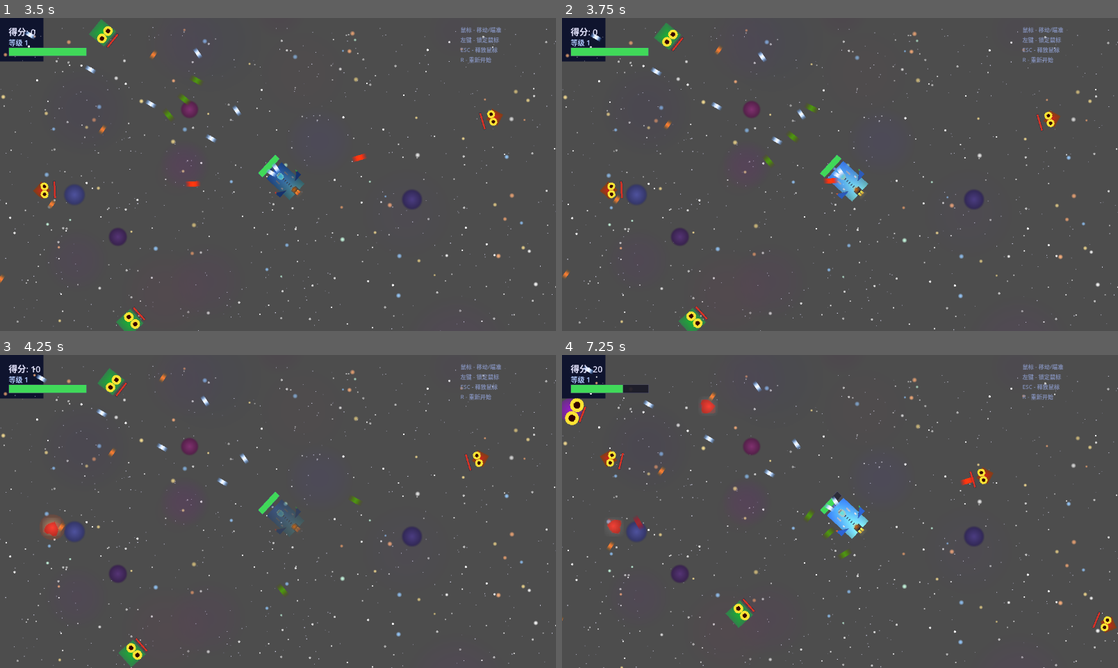
Above: before the commit, frames 1-4 (two rows, left to right).
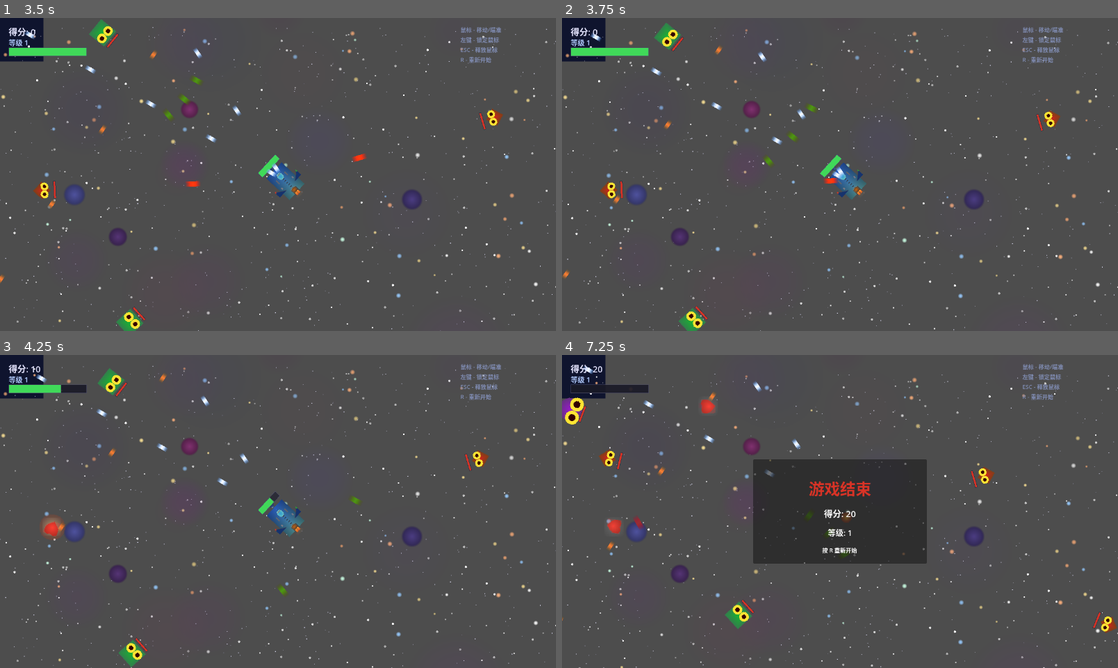
Above: after the commit, the same moments.

Repository: July-X/godot-game-one
Game: Godot game, scene res://scenes/main.tscn
The game is run twice, just before and just after one commit, with the same random seed, the same clock (stepped at 60 frames per second) and the same inputs.
Inputs (mouse positions are in pixels of both pictures, inside the frame that each line leads up to):
- Up to frame 1 (3.5 s): tap Enter at 0.5 s; move the mouse to (400, 158) at 0.52 s; tap R every 0.75 s from 0.6 to 2.85 s; click (400, 158) at 0.67 s; move the mouse to (250, 174) at 1.27 s; click (250, 174) at 1.42 s; move the mouse to (289, 168) at 2.02 s; click (289, 168) at 2.17 s; move the mouse to (272, 180) at 2.77 s; click (272, 180) at 2.92 s
- Up to frame 2 (3.75 s): move the mouse to (878, 177) at 3.52 s; tap R at 3.6 s; click (878, 177) at 3.67 s
- Up to frame 3 (4.25 s): no input
- Up to frame 4 (7.25 s): move the mouse to (795, 508) at 4.27 s; tap R every 0.75 s from 4.35 to 6.6 s; click (795, 508) at 4.42 s; move the mouse to (845, 511) at 5.02 s; click (845, 511) at 5.17 s; move the mouse to (817, 505) at 5.77 s; click (817, 505) at 5.92 s; move the mouse to (867, 511) at 6.52 s; click (867, 511) at 6.67 s

Frame 1 is identical in both runs. In frame 2, 0.5% of the frame differs, in the area x 47-56%, y 45-59%; in frame 3, 0.5%; in frame 4, 11%, in the area x 0-100%, y 6-100%.

Commit message:
feat: 每10杀+1护盾层(可叠30层)+护盾视觉+优先吸收伤害

Diff:
--- a/scenes/entities/player.tscn
+++ b/scenes/entities/player.tscn
@@ -76,6 +76,9 @@
 [node name="CollisionShape2D" type="CollisionShape2D" parent="PickupArea"]
 shape = SubResource("7")
 
+[node name="ShieldContainer" type="Node2D" parent="."]
+z_index = 3
+
 [node name="HealthBar" type="ProgressBar" parent="."]
 offset_left = -30.0
 offset_top = -56.0
--- a/scripts/game_state.gd
+++ b/scripts/game_state.gd
@@ -6,6 +6,7 @@
 signal game_over(final_score, final_level)
 signal powerup_collected(powerup_type)
 signal boss_spawn_requested
+signal shield_changed(layers)
 
 var score: int = 0
 var level: int = 1
@@ -14,6 +15,7 @@
 var last_boss_threshold: int = 0
 var current_health: int = 3
 var max_health: int = 3
+var shield_layers: int = 0
 var game_running: bool = false
 
 var kills_for_next_level: int = 10
@@ -29,6 +31,7 @@
 	last_boss_threshold = 0
 	current_health = 3
 	max_health = 3
+	shield_layers = 0
 	game_running = true
 	shoot_level = 1
 	shoot_speed_level = 1
@@ -45,6 +48,9 @@
 	add_score(10 * level)
 	if kills >= kills_for_next_level:
 		level_up()
+	if total_kills % 10 == 0:
+		shield_layers = min(shield_layers + 1, 30)
+		shield_changed.emit(shield_layers)
 	if total_kills > 0 and total_kills % 30 == 0 and total_kills != last_boss_threshold:
 		last_boss_threshold = total_kills
 		boss_spawn_requested.emit()
@@ -58,11 +64,17 @@
 	SFX.play_ui_confirm()
 
 func take_damage(amount: int = 1) -> void:
-	current_health = max(current_health - amount, 0)
-	health_changed.emit(current_health, max_health)
-	SFX.play_player_hurt()
-	if current_health <= 0:
-		game_over.emit(score, level)
+	if shield_layers > 0:
+		var absorbed: int = min(shield_layers, amount)
+		shield_layers -= absorbed
+		shield_changed.emit(shield_layers)
+		amount -= absorbed
+	if amount > 0:
+		current_health = max(current_health - amount, 0)
+		health_changed.emit(current_health, max_health)
+		SFX.play_player_hurt()
+		if current_health <= 0:
+			game_over.emit(score, level)
 
 func heal(amount: int = 1) -> void:
 	current_health = min(current_health + amount, max_health)
--- a/scripts/player.gd
+++ b/scripts/player.gd
@@ -24,6 +24,7 @@
 @onready var _pickup_area: Area2D = $PickupArea
 @onready var _engine_glow: Sprite2D = $EngineGlow
 @onready var _health_bar: ProgressBar = $HealthBar
+@onready var _shield_container: Node2D = $ShieldContainer
 
 func _ready() -> void:
 	add_to_group("player")
@@ -32,6 +33,7 @@
 	_update_pickup_radius()
 	if _pickup_area:
 		_pickup_area.body_entered.connect(_on_pickup_body_entered)
+	GameState.shield_changed.connect(_on_shield_changed)
 
 func _update_appearance() -> void:
 	var level: int = GameState.shoot_level
@@ -187,16 +189,46 @@
 	if body.is_in_group("powerups") and body.has_method("collect"):
 		body.collect()
 
+func _on_shield_changed(layers: int) -> void:
+	for child in _shield_container.get_children():
+		child.queue_free()
+	if layers <= 0:
+		return
+	var max_display: int = min(layers, 5)
+	var count: int = max_display
+	var base_radius: float = 32.0 + _sprite.texture.get_width() * 0.25
+	for i in range(count):
+		var shield := Sprite2D.new()
+		var radius: float = base_radius + i * 4.0
+		var img := Image.create(int(radius * 2 + 4), int(radius * 2 + 4), false, Image.FORMAT_RGBA8)
+		img.fill(Color(0, 0, 0, 0))
+		var cx: int = int(radius) + 2
+		var cy: int = int(radius) + 2
+		for y in range(img.get_height()):
+			for x in range(img.get_width()):
+				var dx: float = float(x - cx)
+				var dy: float = float(y - cy)
+				var d: float = sqrt(dx * dx + dy * dy)
+				if d > radius - 3.0 and d < radius + 1.0:
+					var a: float = 1.0 - abs(d - radius) / 3.0
+					var alpha_factor: float = 1.0 - float(i) / float(count) * 0.5
+					img.set_pixel(x, y, Color(0.2, 0.55, 1.0, a * 0.45 * alpha_factor))
+		shield.texture = ImageTexture.create_from_image(img)
+		shield.z_index = 3
+		_shield_container.add_child(shield)
+
 func take_damage(amount: float = 1.0) -> void:
 	if _invincible_timer > 0:
 		return
 	var actual_damage: int = amount as int
 	if amount > 0.0 and amount < 1.0 and randf() < amount:
 		actual_damage = 1
+	var old_health: int = GameState.current_health
 	GameState.take_damage(actual_damage)
-	_invincible_timer = 1.0
-	_spawn_hit_effect()
-	_play_hit_animation()
+	if GameState.current_health < old_health:
+		_invincible_timer = 1.0
+		_spawn_hit_effect()
+		_play_hit_animation()
 	if GameState.current_health <= 0:
 		_spawn_explosion()
 		died.emit()
